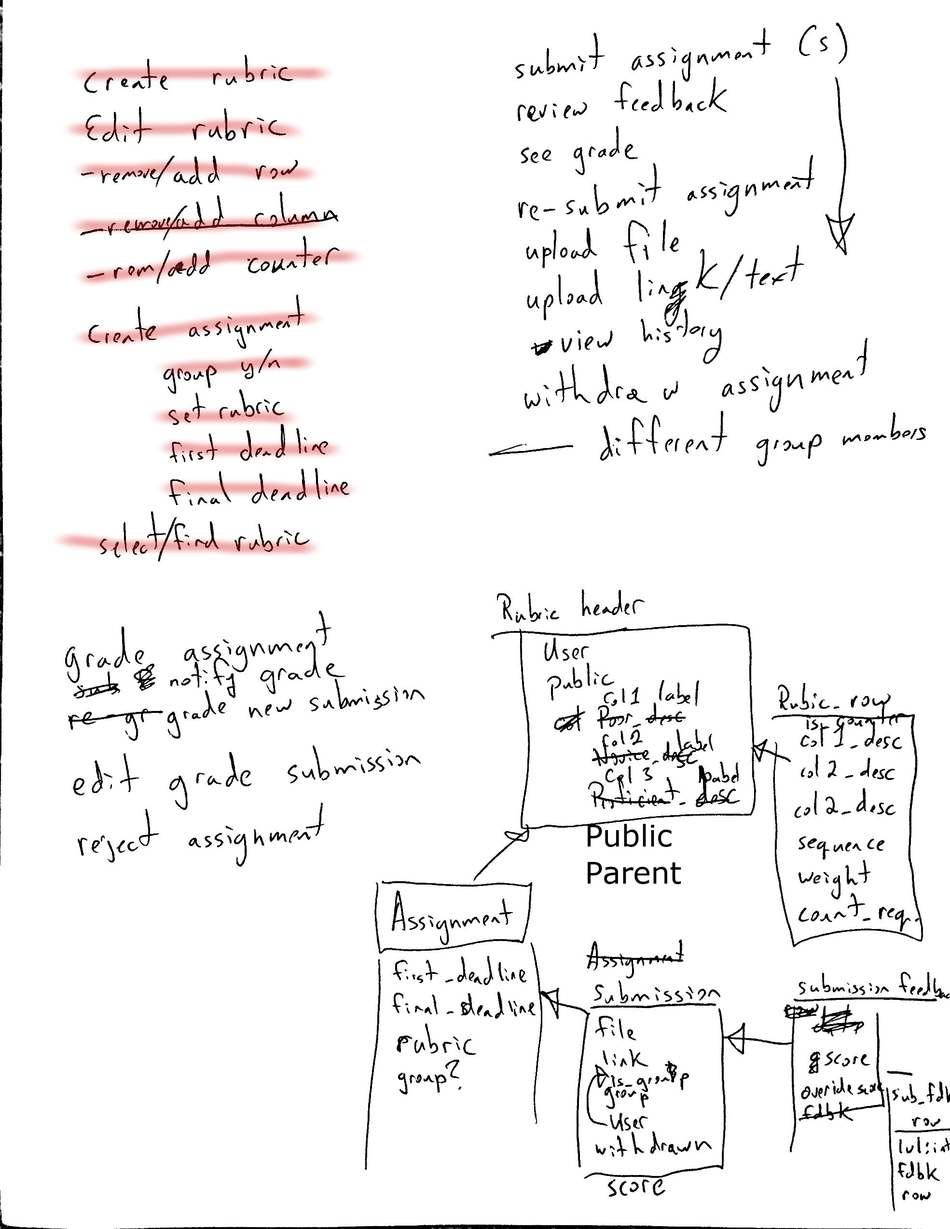
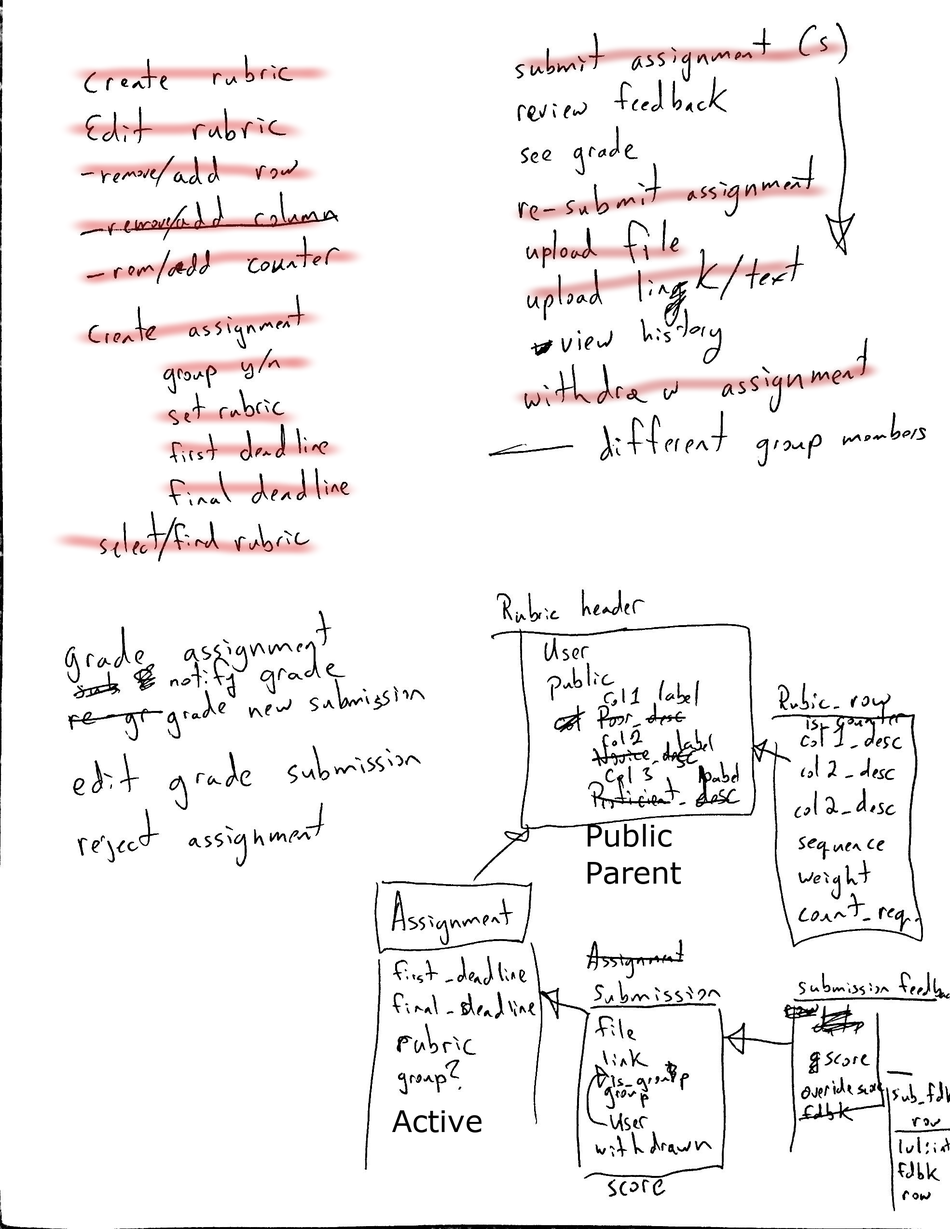
Comparing the layer stacks of the two 950 × 1229 images. Changes:
added layer "Active" above "Completions" over [391, 1110, 482, 1133]
painted on "Completions" over [509, 39, 882, 407]
